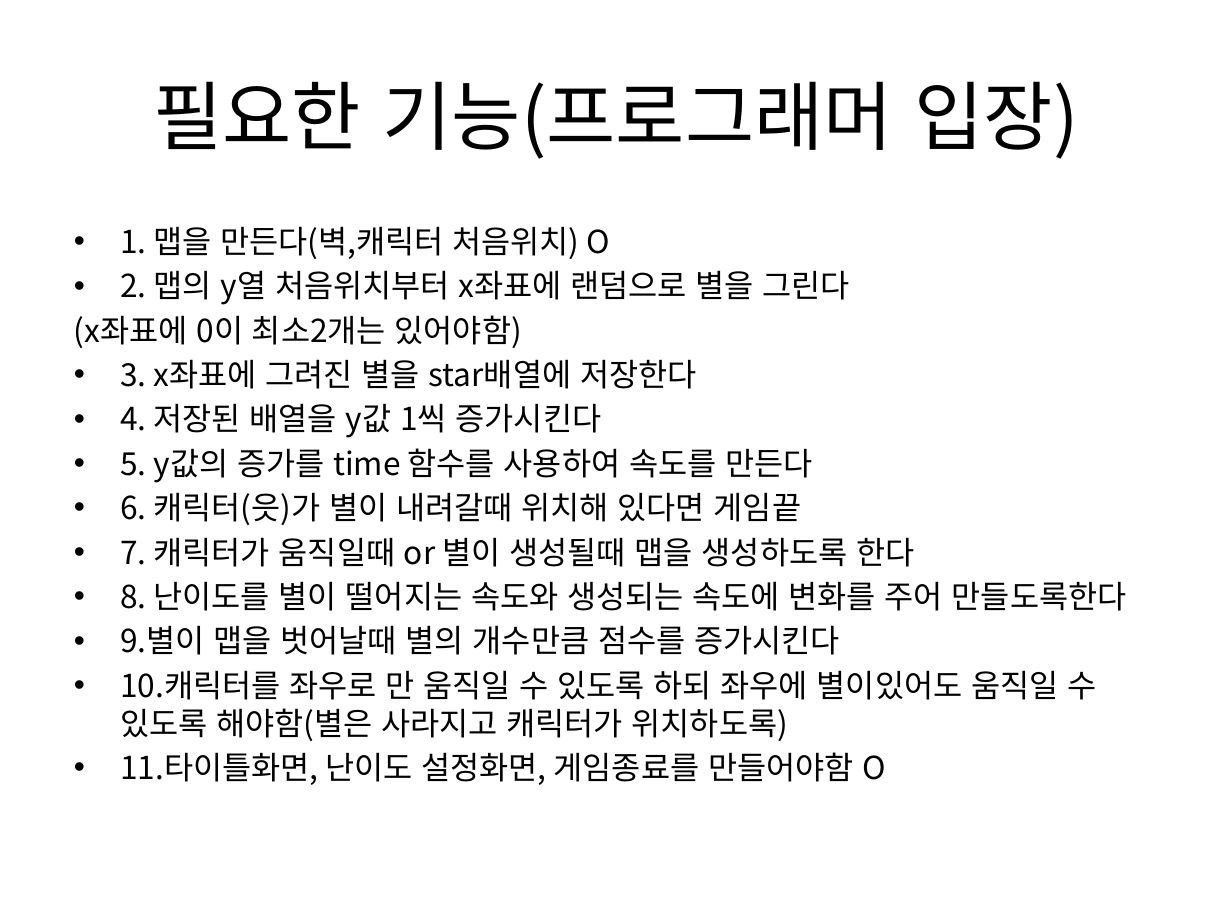
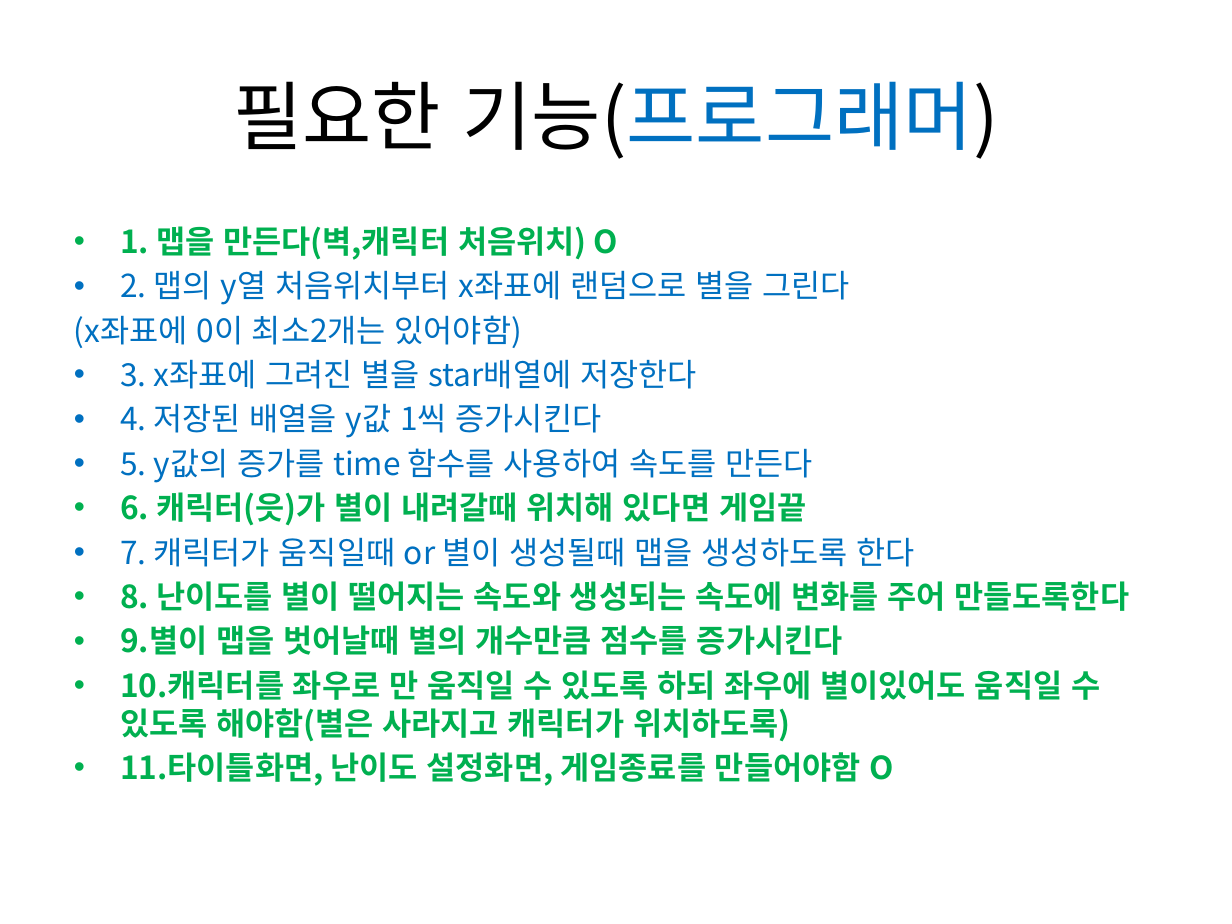
Before and after one commit to wkrehd/c, a slide deck: slide 5 of hellow world만들기/별똥별피하기게임/별똥별 피하기 게임.pptx (slide 3 before the commit). Drawn at 1232x924 pixels with LibreOffice and Linux fonts; fonts in the diff are those of the drawing. Boxes give left, top, right and bottom in pixels: in the first picture for what was removed or moved away, otherwise in the second. Text is boxed around its words. In the diff, an @@ line names an element or a change of style, - is before the commit and + after.

Commit message:
2023/5/30
별똥별 피하기 기획서 완
for(y=0; y<height; y++)
맵[y][num]값에 y++이 되면
맵[y+1][num]배열에 저장이 되는가?

```diff
--- a/hellow world만들기/별똥별피하기게임/별똥별 피하기 게임.pptx
+++ b/hellow world만들기/별똥별피하기게임/별똥별 피하기 게임.pptx
@@ title at (233,81,998,159): text changed @@
-필요한 기능(프로그래머 입장)
+필요한 기능(프로그래머)
@@ text "1. 맵을 만든다(벽,캐릭터 처음위치) O" at (74,226,1130,786): text colour #000000 to #00B050, bold on in "1. 맵을 만든다(벽,캐릭터 처음위치) O", "6. 캐릭터(읏)가 별이 내려갈때 위치해 있다면 게임끝", "8. 난이도를 별이 떨어지는 속도와 생성되는 속도에 ...", "9.별이 맵을 벗어날때 별의 개수만큼 점수를 증가시킨다" and 2 more places; text colour #000000 to #0070C0 in "2. 맵의 y열 처음위치부터 x좌표에 랜덤으로 별을 ...", "(x좌표에 0이 최소2개는 있어야함)", "3. x좌표에 그려진 별을 star배열에 저장한다", "4. 저장된 배열을 y값 1씩 증가시킨다" and 2 more places @@
```
Also in this commit, not shown: 1 other slide changed, 3 slides added, 1 slide removed, 6 other files.
